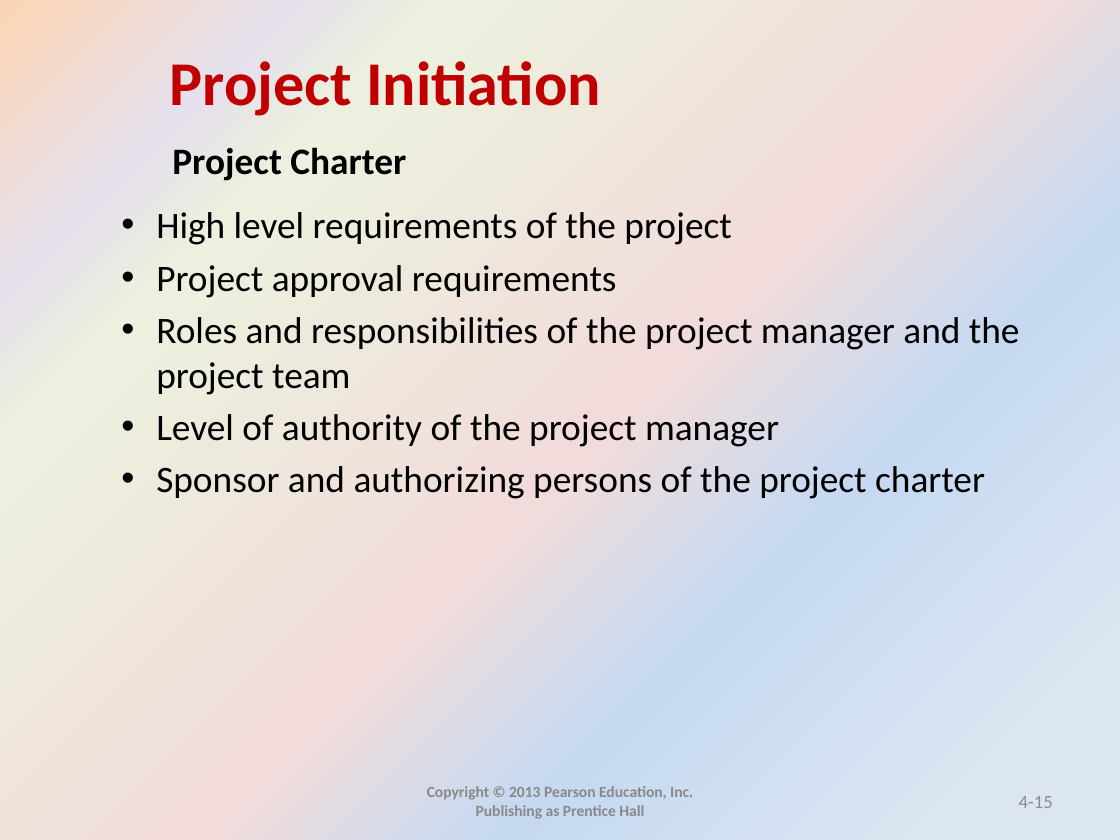
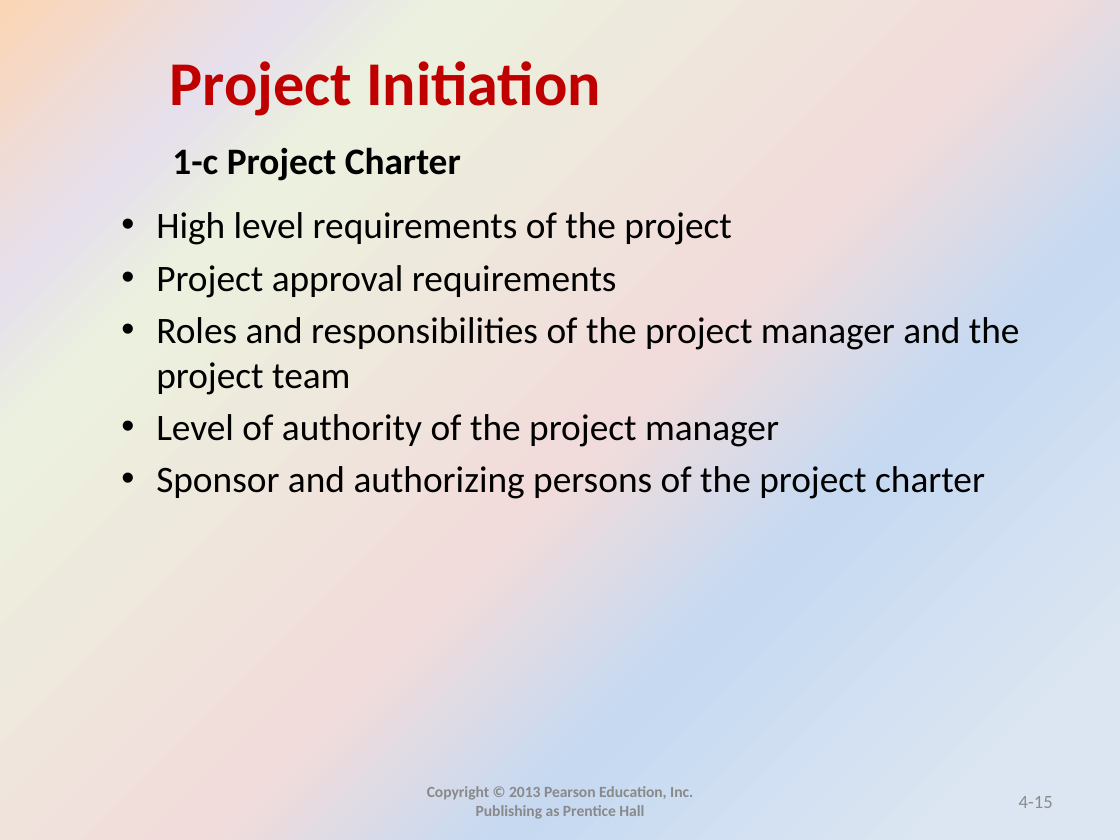
Before and after one commit to mohandesosama/is_project_management, a slide deck: slide 15 of IS-PM-Slides/04_project initiation.pptx. Drawn at 1120x840 pixels with LibreOffice and Linux fonts; fonts in the diff are those of the drawing. Boxes give left, top, right and bottom in pixels: in the first picture for what was removed or moved away, otherwise in the second. Text is boxed around its words. In the diff, an @@ line names an element or a change of style, - is before the commit and + after.

```diff
--- a/IS-PM-Slides/04_project initiation.pptx
+++ b/IS-PM-Slides/04_project initiation.pptx
@@ text at (x1=172, y1=147, x2=461, y2=181): text changed @@
-Project Charter
+1-c Project Charter
```
Also in this commit, not shown: 30 other slides changed, 8 slides removed.
